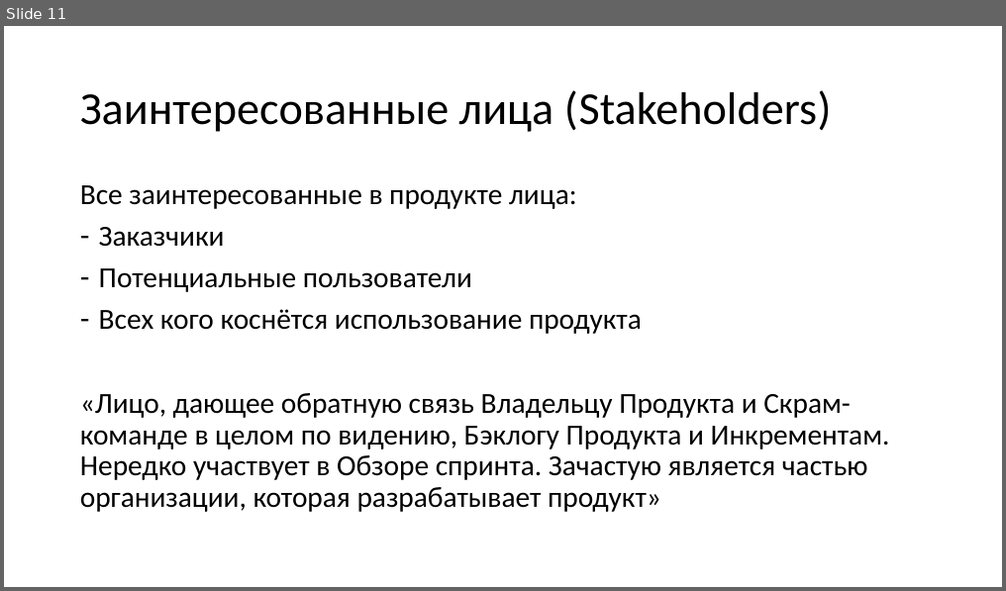
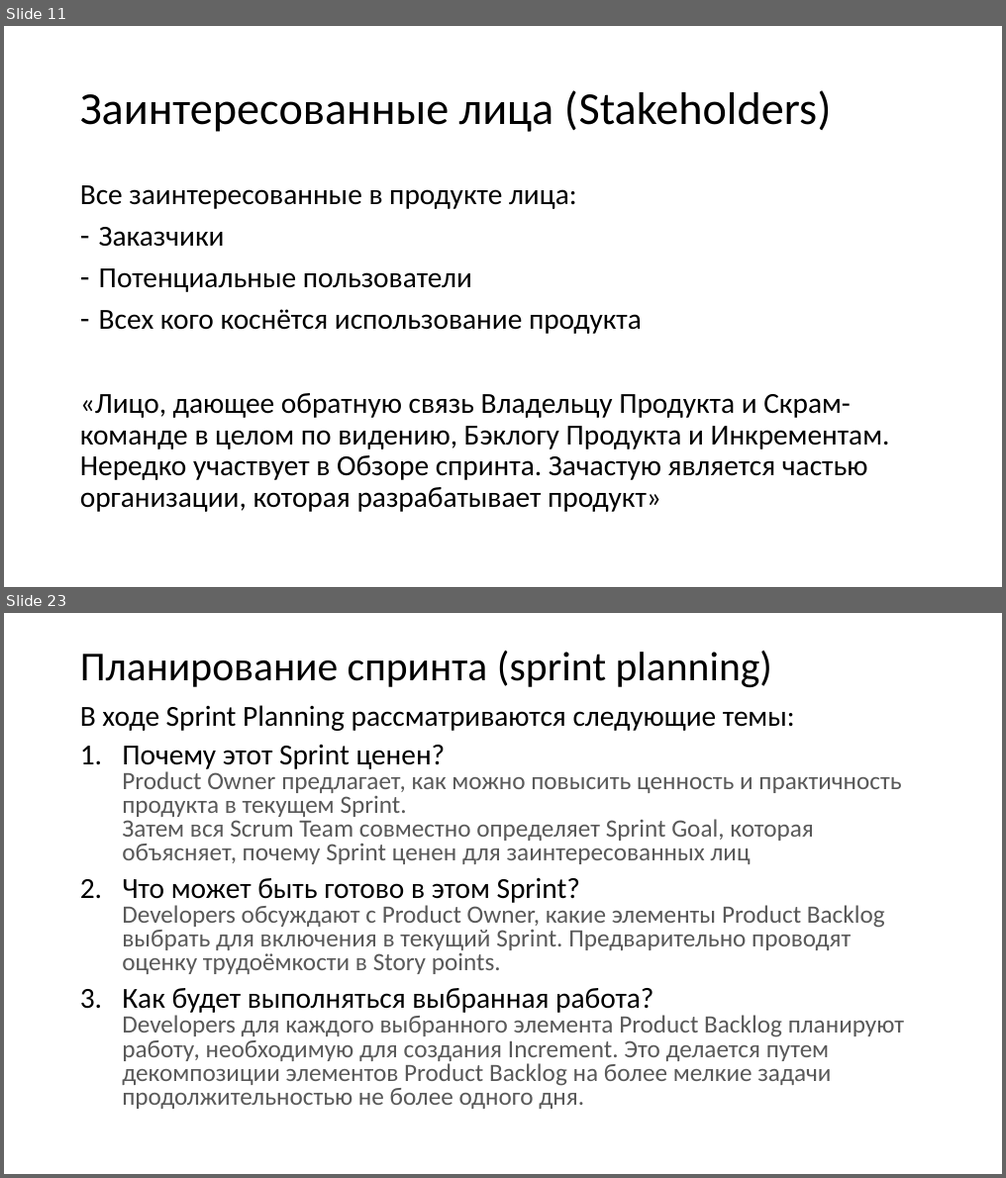
Before and after one commit to xtrueman/soft_dev_mgmt_course, a slide deck: slides/01-SCRUM.pptx. Shown one above the other, each under a label of ours: slide 11 before the commit, slides 11 and 23 after it; the slides between them are not shown. The pictures are 1006x591 and 1006x1178 pixels, drawn with LibreOffice and Linux fonts; fonts in the diff are those of the drawing. Boxes give left, top, right and bottom in pixels: in the first picture for what was removed or moved away, otherwise in the second. Text is boxed around its words. In the diff, an @@ line names an element or a change of style, - is before the commit and + after.

```diff
--- a/slides/01-SCRUM.pptx
+++ b/slides/01-SCRUM.pptx
@@ slide 23 added at [4, 613, 1002, 1174], background #FFFFFF @@
@@ title added at [80, 650, 772, 687], 39.6 pt, text #000000 @@
+Планирование спринта (sprint planning)
@@ text added at [80, 705, 904, 1109], 24 pt, text #595959 @@
+В ходе Sprint Planning рассматриваются следующие темы:
+1. Почему этот Sprint ценен?
+   Product Owner предлагает, как можно повысить ценность и практичность продукта в текущем Sprint.
+   Затем вся Scrum Team совместно определяет Sprint Goal, которая объясняет, почему Sprint ценен для заинтересованных лиц
+2. Что может быть готово в этом Sprint?
+   Developers обсуждают с Product Owner, какие элементы Product Backlog выбрать для включения в текущий Sprint. Предварительно проводят оценку трудоёмкости в Story points.
+3. Как будет выполняться выбранная работа?
+   Developers для каждого выбранного элемента Product Backlog планируют работу, необходимую для создания Increment. Это делается путем декомпозиции элементов Product Backlog на более мелкие задачи продолжительностью не более одного дня.
```
Also in this commit, not shown: 2 slides changed, 11 other slides added, 6 other files.
